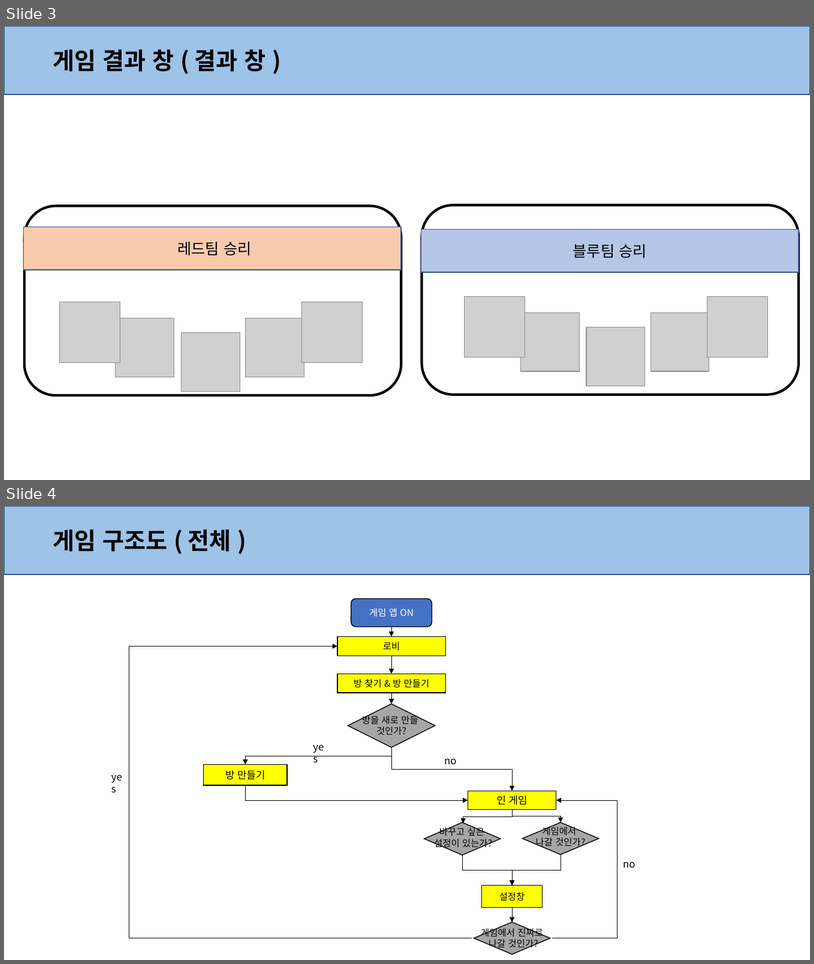
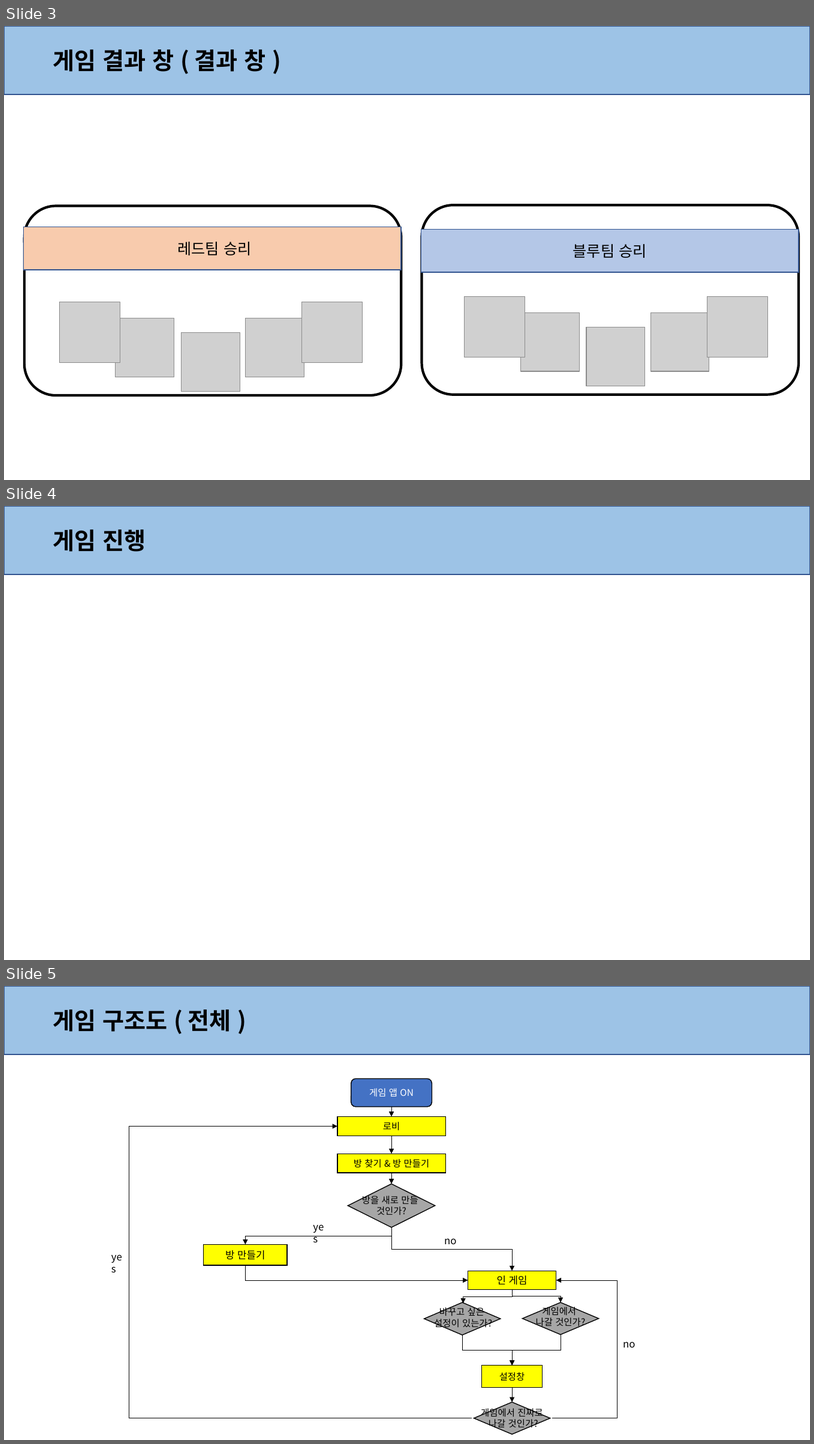
Before and after one commit to anglik0370/EscapeIsland, a slide deck: _Prototype/Document/System/System.pptx. Shown one above the other, each under a label of ours: slides 3 and 4 before the commit, slides 3, 4 and 5 after it. The pictures are 814x964 and 814x1444 pixels, drawn with LibreOffice and Linux fonts; fonts in the diff are those of the drawing; grey boxes stand for pictures. Boxes give left, top, right and bottom in pixels: in the first picture for what was removed or moved away, otherwise in the second. Text is boxed around its words. In the diff, an @@ line names an element or a change of style, - is before the commit and + after.

```diff
--- a/_Prototype/Document/System/System.pptx
+++ b/_Prototype/Document/System/System.pptx
@@ slide 4 added at bbox=[4, 506, 810, 960], background #FFFFFF; not listed: 1 template element that a slide beside it also shows @@
@@ rectangle added at bbox=[4, 506, 810, 574], fill #9DC3E6, outline #325491 1 pt @@
@@ text added at bbox=[53, 529, 146, 552], 28 pt, text #000000, bold @@
+게임 진행
@@ what was slide 4 is now slide 5 @@
```
Also in this commit, not shown: 1 other file.
